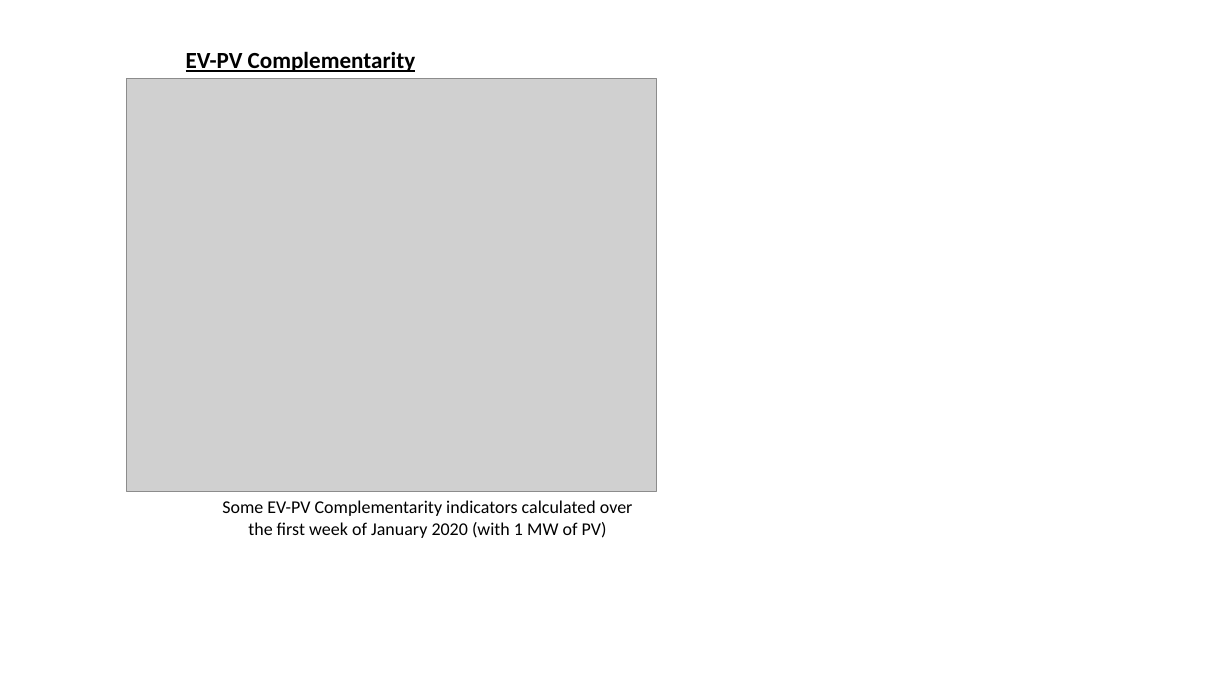
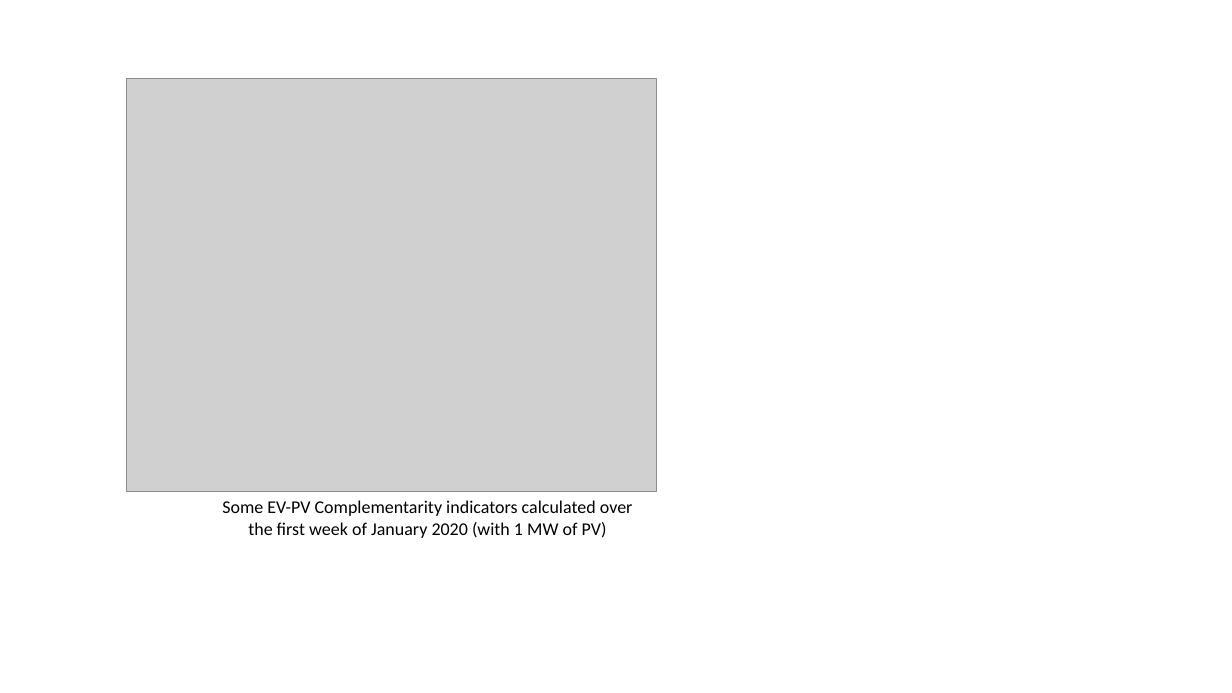
Before and after one commit to evpv-simulator/evpv-readthedocs, a slide deck: slide 3 of img/ex_results_addisAbaba.pptx. Drawn at 1232x693 pixels with LibreOffice and Linux fonts; fonts in the diff are those of the drawing; grey boxes stand for pictures. Boxes give left, top, right and bottom in pixels: in the first picture for what was removed or moved away, otherwise in the second. Text is boxed around its words. In the diff, an @@ line names an element or a change of style, - is before the commit and + after.

```diff
--- a/img/ex_results_addisAbaba.pptx
+++ b/img/ex_results_addisAbaba.pptx
@@ text removed at <box>186,51,416,72</box> @@
-EV-PV Complementarity
```
Also in this commit, not shown: 2 other slides changed, 7 other files.
